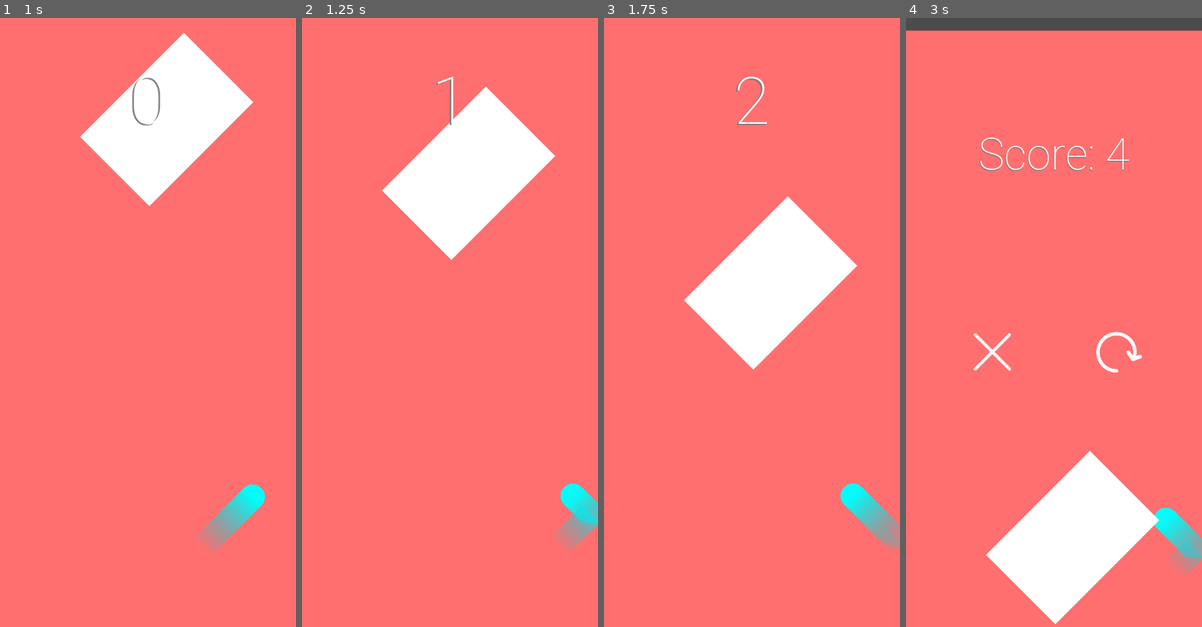
Above: before the commit, frames 1-4 (left to right).
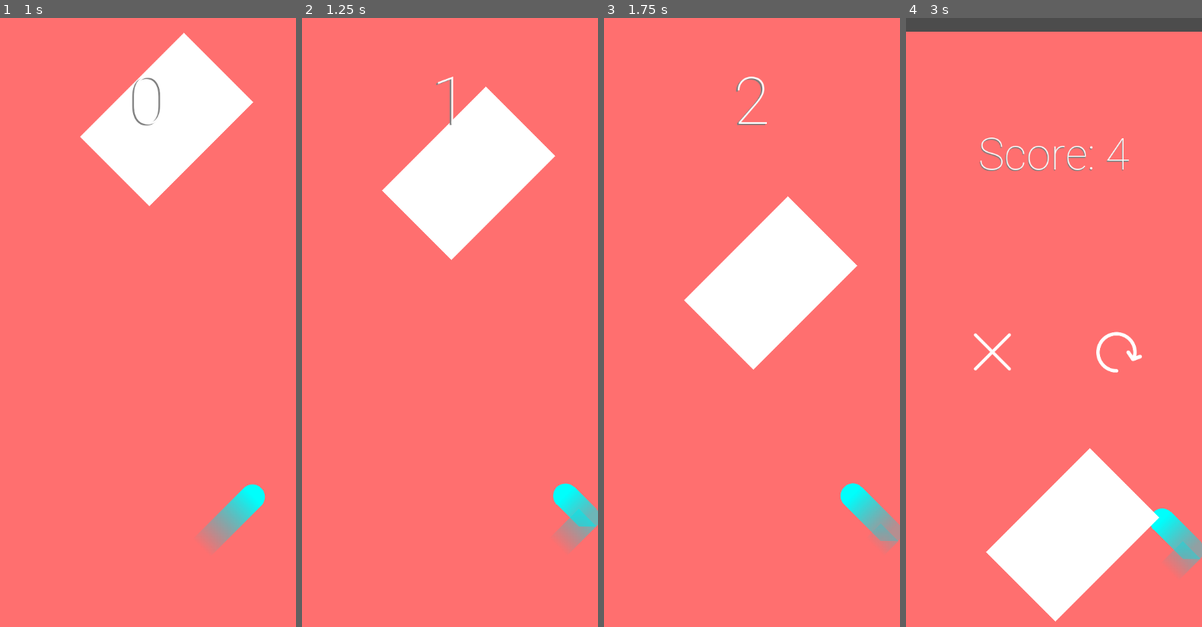
Above: after the commit, the same moments.

Repository: Arivval/Game-Project
Game: Godot game, scene res://main_scene.tscn
Same seed, same stepped clock (60 frames per second), same inputs: the game is played once before the commit and once after it.
Inputs:
- Up to frame 1 (1 s): click "Tap to Start" at 0.5 s
- Up to frame 2 (1.25 s): no input
- Up to frame 3 (1.75 s): tap Space (switch_direction) at 1.35 s
- Up to frame 4 (3 s): tap Space (switch_direction) at 2.1, 2.85 s

Frame 1 is identical in both runs. In frame 2, 0.4% of the frame differs, in the area x 84-100%, y 76-84%; in frame 3, 0.1%; in frame 4, 1.2%, in the area x 0-100%, y 2-100%.

Commit message:
fixed a bug where the dot is not bounded by the wall, replaced line colliders initially used to more reliable conditional statements checking if the dot is out of bound

Diff:
--- a/Main.gd
+++ b/Main.gd
@@ -18,11 +18,8 @@
 
 var score
 var player_node
-var left_wall_node
-var right_wall_node
 var background_node
 var player_init_position
-var wall_init_position
 var background_init_position
 
 
@@ -59,20 +56,15 @@
 # background along with the player to make the map seem infinite
 func sync_player_background_y():
 	var y_delta = player_node.position.y - player_init_position.y
-	left_wall_node.position.y = wall_init_position.y + y_delta
-	right_wall_node.position.y = wall_init_position.y + y_delta
 	background_node.rect_position.y = background_init_position.y + y_delta
 
 
 func _ready():
 	# to save time, find node is only executed once
 	player_node = $Player
-	left_wall_node = $ReflectiveWallLeft
-	right_wall_node = $ReflectiveWallRight
 	background_node = $ColorRect
 
 	player_init_position = player_node.position
-	wall_init_position = left_wall_node.position
 	background_init_position = background_node.rect_position
 
 
--- a/Player.gd
+++ b/Player.gd
@@ -22,7 +22,8 @@
 
 const CollisionLayer = {
 	"obstacles": 1,
-	"walls": 2,
+	"left_wall": 2,
+	"right_wall": 4,
 }
 
 var trailing_tail
@@ -34,7 +35,8 @@
 var started = false
 var initial_position
 var initial_tail_points
-
+var screen_width
+var player_radius
 
 func start_game():
 	velocity_vector = Vector2(400, -400)
@@ -53,6 +55,11 @@
 	$player_dot.rotation_degrees *= -1
 
 
+func set_moving_right(condition):
+	if !moving_right == condition:
+		switch_direction()
+
+
 # append new position into the Line2D of the trailing tail
 # while removing old point
 func update_tail(position_delta):
@@ -67,6 +74,15 @@
 func reset_dot_position():
 	position = initial_position
 	trailing_tail.points = initial_tail_points
+	moving_right = true
+	$player_dot.rotation_degrees = 45.0
+
+
+func is_player_out_of_bound():
+	if position.x <= player_radius:
+		set_moving_right(true)
+	elif	 position.x >= screen_width - player_radius:
+		set_moving_right(false)
 
 
 # callback to react to player inputs
@@ -79,6 +95,8 @@
 	trailing_tail = get_owner().get_node("trailing_tail")
 	initial_position = position
 	initial_tail_points = trailing_tail.points
+	screen_width = get_viewport_rect().size.x
+	player_radius = $CollisionShape2D.shape.radius
 
 
 func _process(delta):
@@ -86,12 +104,10 @@
 		var position_delta = velocity_vector * delta
 		position += position_delta
 		update_tail(position_delta)
+		is_player_out_of_bound()
 
 
 # handle collision events with wall/obstacles
 func _on_Player_area_entered(area):
-	if area.collision_layer == CollisionLayer.walls:
-		switch_direction()
 	if area.collision_layer == CollisionLayer.obstacles:
-		print('hit wall')
 		emit_signal('end_signal')
--- a/main_scene.tscn
+++ b/main_scene.tscn
@@ -14,19 +14,12 @@
 [sub_resource type="CircleShape2D" id=2]
 radius = 22.5923
 
-[sub_resource type="SegmentShape2D" id=3]
-b = Vector2( 0.0160542, 1031 )
-
-[sub_resource type="DynamicFont" id=4]
+[sub_resource type="DynamicFont" id=5]
 size = 120
 font_data = ExtResource( 3 )
 
-[sub_resource type="DynamicFont" id=5]
+[sub_resource type="DynamicFont" id=6]
 size = 128
-font_data = ExtResource( 3 )
-
-[sub_resource type="DynamicFont" id=6]
-size = 32
 font_data = ExtResource( 3 )
 
 [sub_resource type="DynamicFont" id=7]
@@ -34,10 +27,14 @@
 font_data = ExtResource( 3 )
 
 [sub_resource type="DynamicFont" id=8]
+size = 32
+font_data = ExtResource( 3 )
+
+[sub_resource type="DynamicFont" id=9]
 size = 80
 font_data = ExtResource( 3 )
 
-[sub_resource type="RectangleShape2D" id=9]
+[sub_resource type="RectangleShape2D" id=10]
 extents = Vector2( 89.7661, 133.624 )
 
 [node name="Node2D" type="Node2D"]
@@ -86,31 +83,6 @@
 smoothing_enabled = true
 smoothing_speed = 7.0
 
-[node name="ReflectiveWallLeft" type="Area2D" parent="."]
-collision_layer = 2
-
-[node name="Line2D" type="Line2D" parent="ReflectiveWallLeft"]
-points = PoolVector2Array( 0.00267792, -0.00313663, 0.0655155, 1030.99 )
-width = 1.0
-default_color = Color( 0.4, 0.501961, 1, 0 )
-
-[node name="CollisionShape2D" type="CollisionShape2D" parent="ReflectiveWallLeft"]
-shape = SubResource( 3 )
-one_way_collision_margin = 0.0
-
-[node name="ReflectiveWallRight" type="Area2D" parent="."]
-position = Vector2( 540, 0 )
-collision_layer = 2
-
-[node name="Line2D" type="Line2D" parent="ReflectiveWallRight"]
-points = PoolVector2Array( 0.00267792, -0.00313663, 0.0655155, 1030.99 )
-width = 1.0
-default_color = Color( 1, 1, 1, 0 )
-
-[node name="CollisionShape2D" type="CollisionShape2D" parent="ReflectiveWallRight"]
-shape = SubResource( 3 )
-one_way_collision_margin = 0.0
-
 [node name="CanvasLayer" type="CanvasLayer" parent="."]
 script = ExtResource( 5 )
 
Not shown: 10 places in main_scene.tscn that only renumber resources
